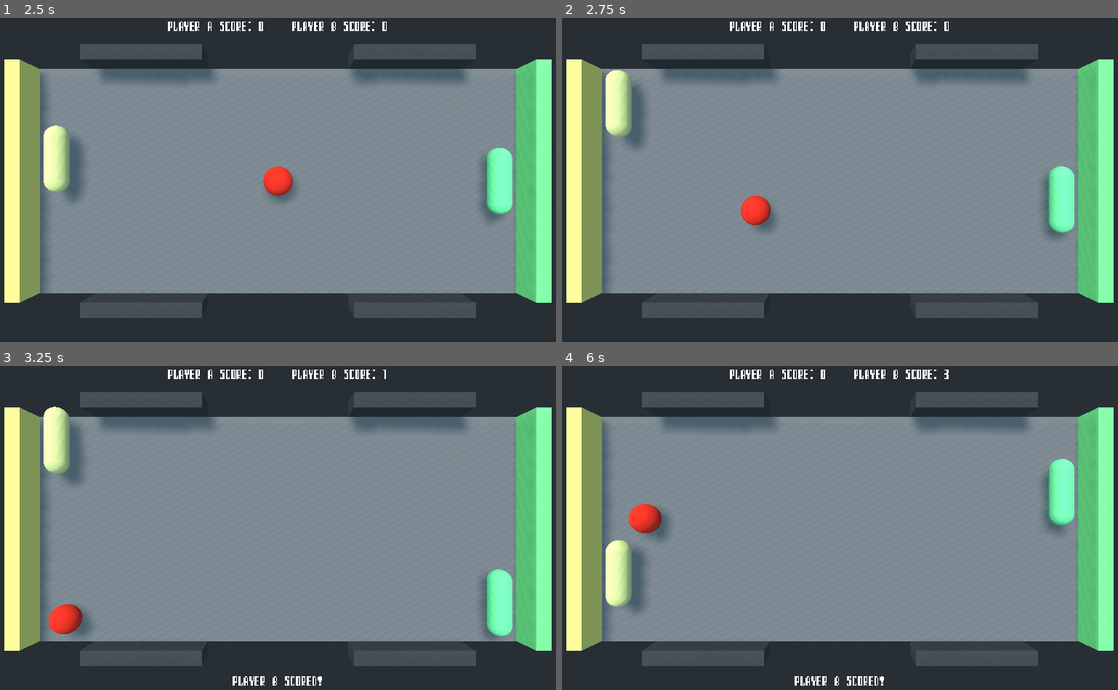
Above: before the commit, frames 1-4 (two rows, left to right).
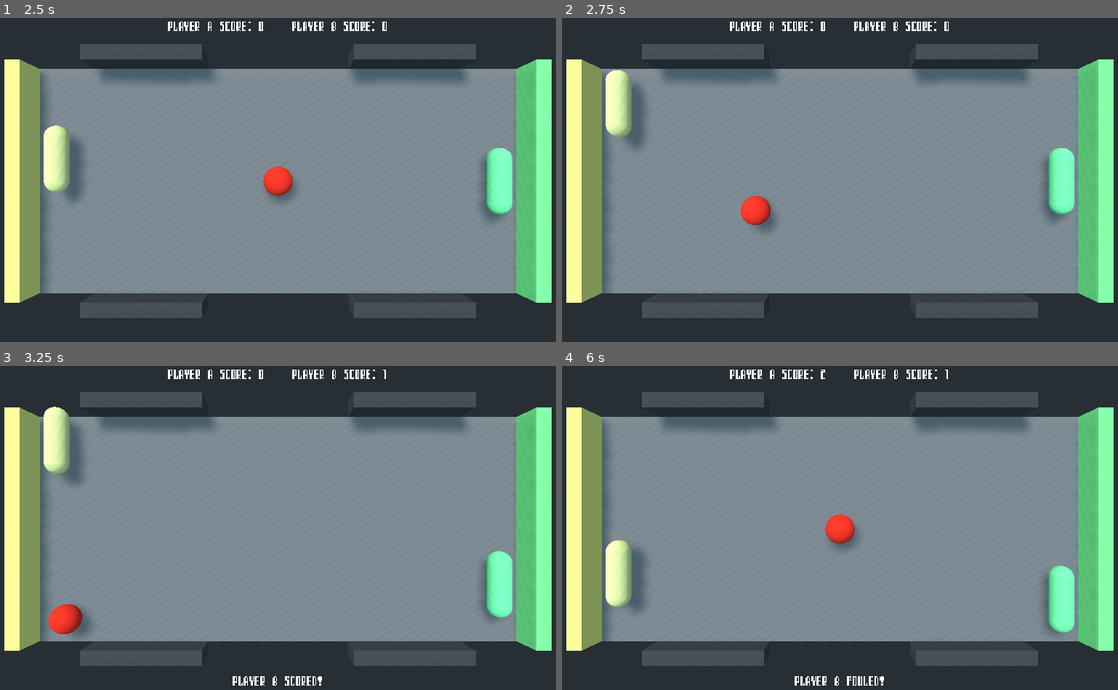
Above: after the commit, the same moments.

Repository: tktajwar/pong
Game: Godot game, scene res://main.tscn
Same seed, same stepped clock (60 frames per second), same inputs: the game is played once before the commit and once after it.
Inputs:
- Up to frame 1 (2.5 s): tap Enter at 0.5 s; hold E (move_up) 0.53-1.28 s; tap Space at 1.25 s; hold D (move_down) 1.28-2.03 s; hold E (move_up) from 2.03 s (still down)
- Up to frame 2 (2.75 s): keep holding E (move_up)
- Up to frame 3 (3.25 s): keep holding E (move_up)
- Up to frame 4 (6 s): release E (move_up) at 3.53 s; hold D (move_down) 3.53-5.78 s; hold E (move_up) from 5.78 s (still down)

Frame 1 is identical in both runs. In frame 2, 0.7% of the frame differs, in the area x 86-93%, y 40-69%; in frame 3, 0.7%; in frame 4, 3.4%, in the area x 11-93%, y 1-99%.

Commit message:
update baddie bot func

Diff:
--- a/main.tscn
+++ b/main.tscn
@@ -137,6 +137,10 @@
 [node name="MeshInstance" type="MeshInstance" parent="Player_B"]
 mesh = SubResource( 9 )
 material/0 = SubResource( 10 )
+
+[node name="Check_Ball" type="Timer" parent="Player_B"]
+wait_time = 0.25
+autostart = true
 
 [node name="Border1" type="StaticBody" parent="."]
 transform = Transform( 1, 0, 0, 0, 1, 0, 0, 0, 1, 8.5, 1, -9 )
@@ -230,5 +234,6 @@
 one_shot = true
 [connection signal="timeout" from="Timer_Get_Data" to="." method="_on_Timer_Get_Data_timeout"]
 [connection signal="timeout" from="Timer_Save_Data" to="." method="_on_Timer_Save_Data_timeout"]
+[connection signal="timeout" from="Player_B/Check_Ball" to="Player_B" method="_on_Check_Ball_timeout"]
 [connection signal="foul" from="Ball" to="Score_Board" method="_on_Ball_foul"]
 [connection signal="goal" from="Ball" to="Score_Board" method="_on_Ball_goal"]
--- a/scripts/Player_B.gd
+++ b/scripts/Player_B.gd
@@ -4,7 +4,10 @@
 
 export var speed = 15
 
+export var baddie_mdiff = 3
+
 var velocity = Vector3.ZERO
+var diff = 0
 
 
 # Called when the node enters the scene tree for the first time.
@@ -14,22 +17,24 @@
 
 # Called every frame. 'delta' is the elapsed time since the previous frame.
 func _process(delta):
-	var x = baddie(ball)
+	var x = baddie()
 
 	velocity.x = x * speed
 
 	velocity = move_and_slide(velocity)
 
 
-func baddie(target):
+func baddie():
 	## follows target
-
-	var diff = target.global_transform.origin.x - global_transform.origin.x
-
-	if diff>1:
+	if diff>baddie_mdiff:
 		if global_transform.origin.x<5:
 			return(1)
-	elif diff<-1:
+	elif diff<-baddie_mdiff:
 		if global_transform.origin.x>-5:
 			return(-1)
 	return(0)
+
+
+func _on_Check_Ball_timeout():
+	diff = ball.global_transform.origin.x - global_transform.origin.x
+	print(diff)
